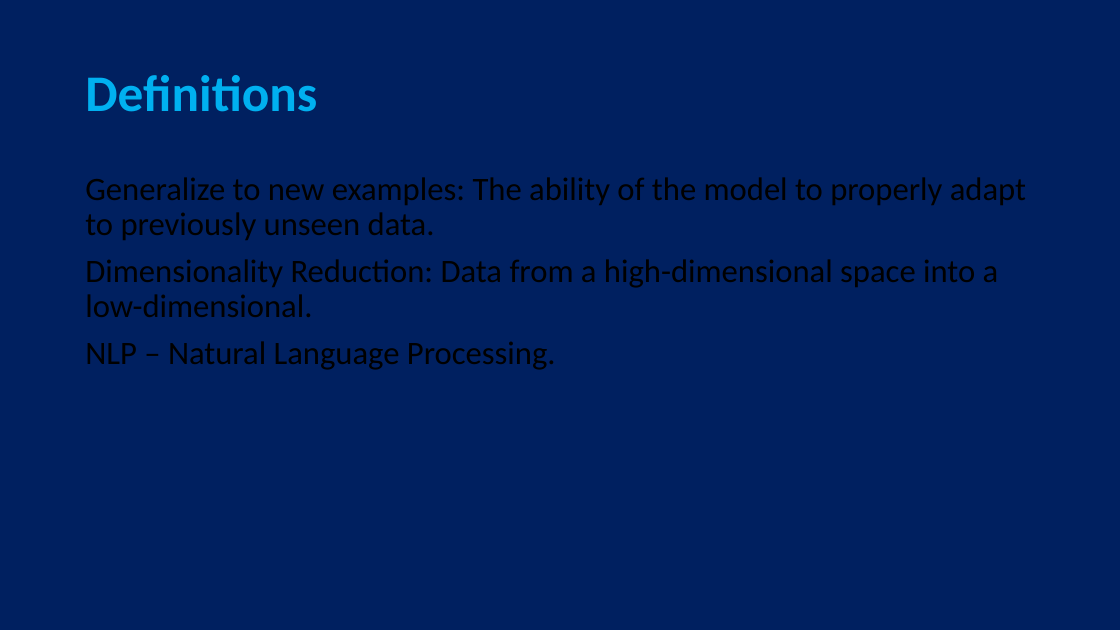
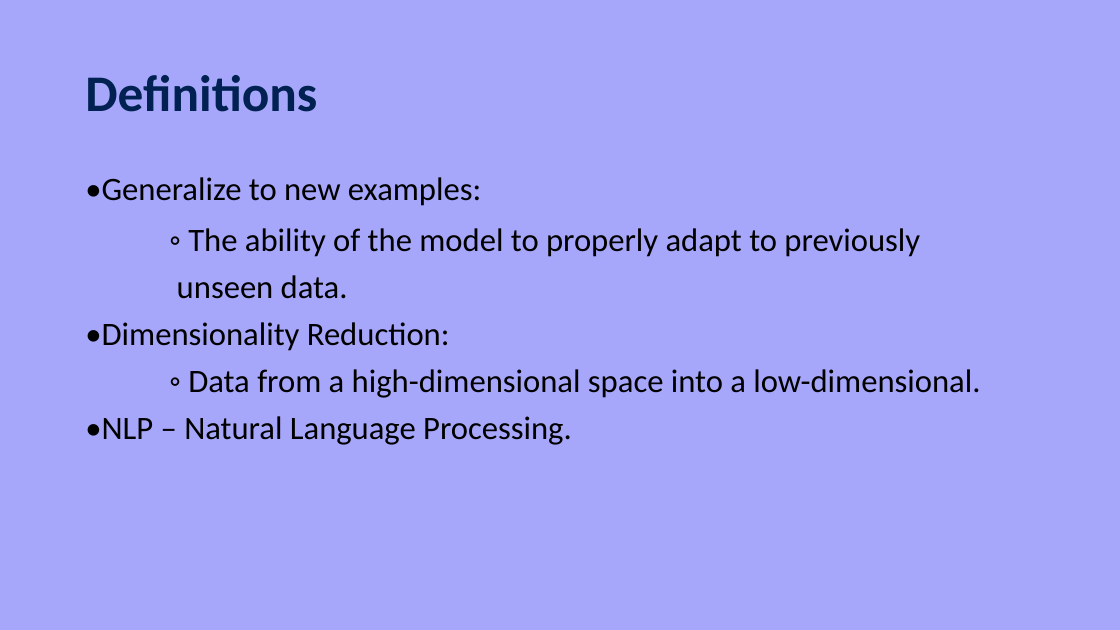
Before and after one commit to moran-abitbul/PreFix, a slide deck: slide 7 of server/uploads/updated-test.pptx. Drawn at 1120x630 pixels with LibreOffice and Linux fonts; fonts in the diff are those of the drawing. Boxes give left, top, right and bottom in pixels: in the first picture for what was removed or moved away, otherwise in the second. Text is boxed around its words. In the diff, an @@ line names an element or a change of style, - is before the commit and + after.

```diff
--- a/server/uploads/updated-test.pptx
+++ b/server/uploads/updated-test.pptx
@@ background #002060 to #A6A7FA @@
@@ title "Definitions" at bbox=[85, 75, 317, 112]: text colour #00B0F0 to #002152 @@
@@ text added at bbox=[85, 177, 980, 445], 28 pt, text #000000 @@
+•Generalize to new examples:
+◦ The ability of the model to properly adapt to previously
+unseen data.
+•Dimensionality Reduction:
+◦ Data from a high-dimensional space into a low-dimensional.
+•NLP – Natural Language Processing.
```
Also in this commit, not shown: 3 other slides changed, 6 other files.
